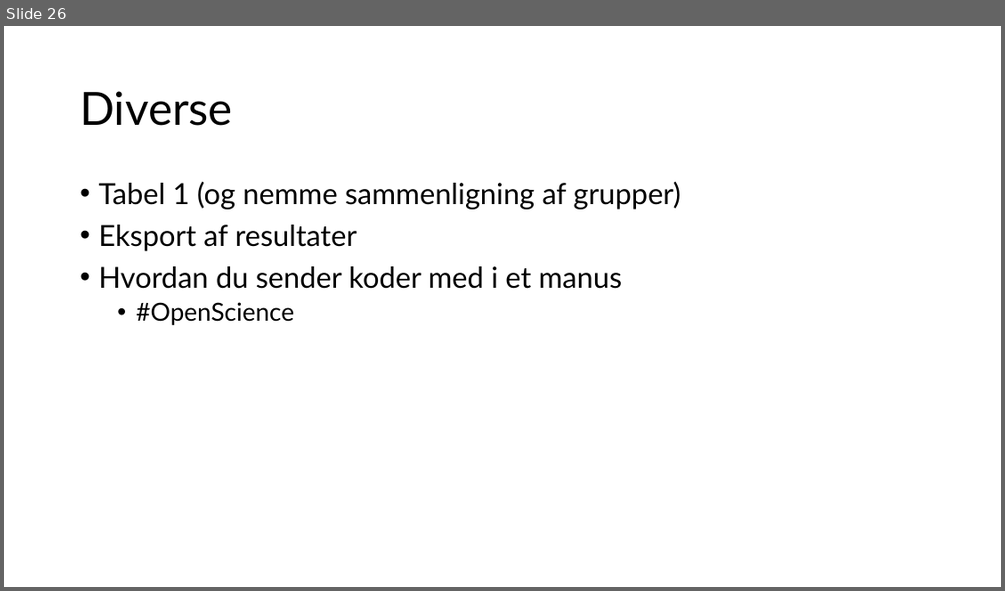
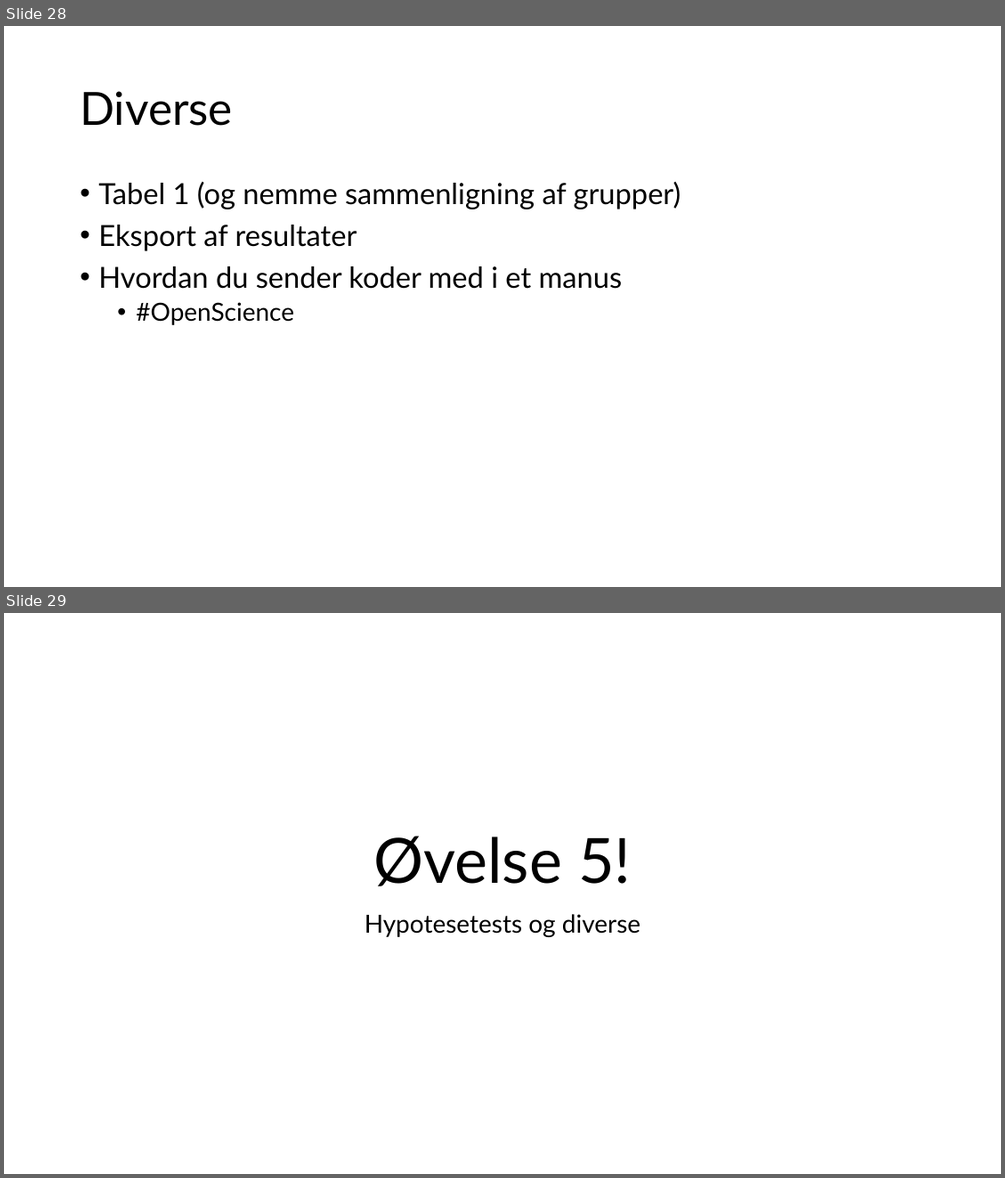
Before and after one commit to philsperling/basicR, a slide deck: Basic R - day 2.pptx. Shown one above the other, each under a label of ours: slide 26 before the commit, slides 28 and 29 after it. The pictures are 1005x591 and 1005x1178 pixels, drawn with LibreOffice and Linux fonts; fonts in the diff are those of the drawing. Boxes give left, top, right and bottom in pixels: in the first picture for what was removed or moved away, otherwise in the second. Text is boxed around its words. In the diff, an @@ line names an element or a change of style, - is before the commit and + after.

```diff
--- a/Basic R - day 2.pptx
+++ b/Basic R - day 2.pptx
@@ slide 29 added at (x1=4, y1=613, x2=1001, y2=1174), background #FFFFFF @@
@@ title added at (x1=373, y1=835, x2=631, y2=886), 60 pt, text #000000 @@
+Øvelse 5!
@@ subtitle added at (x1=364, y1=914, x2=640, y2=937), 24 pt, text #000000 @@
+Hypotesetests og diverse
@@ what was slide 26 is now slide 28 @@
```
Also in this commit, not shown: 2 slides changed, 3 other slides added, 1 slide removed.
